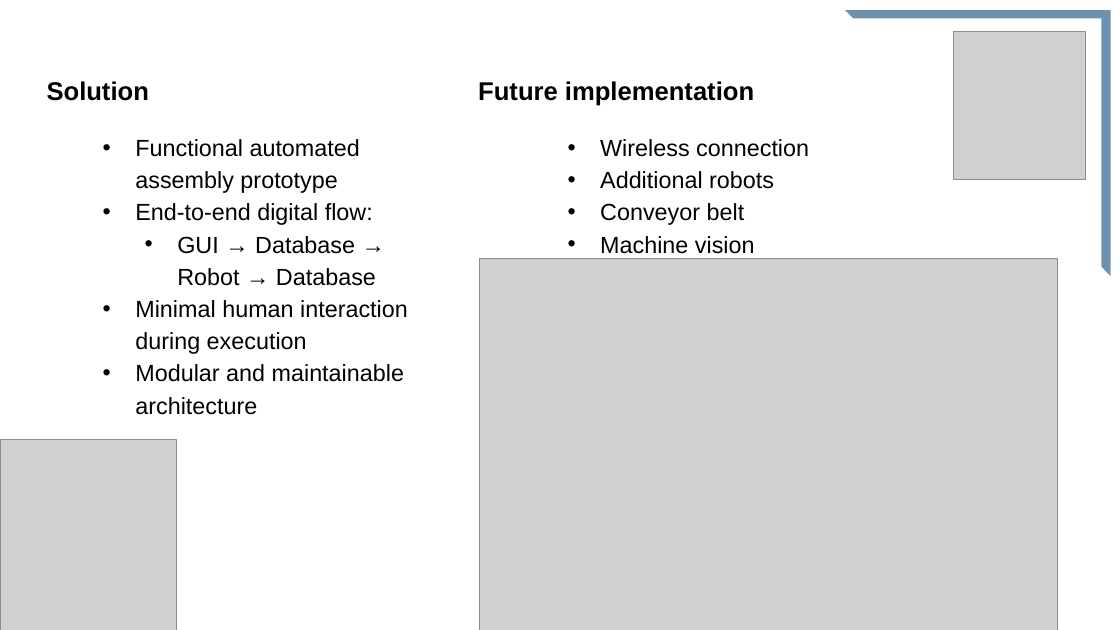
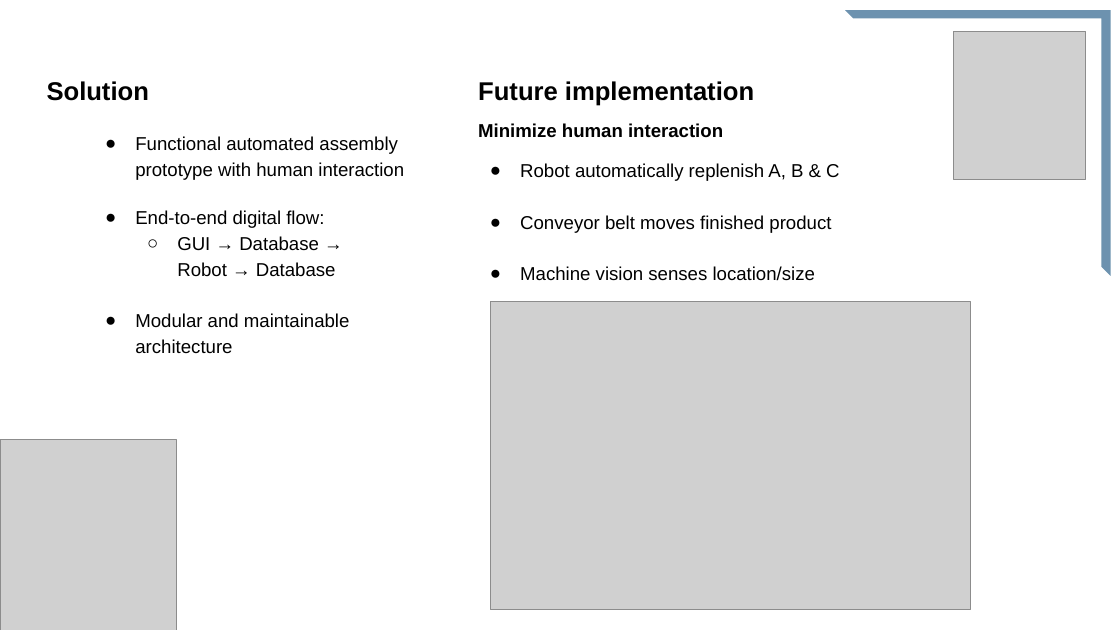
Before and after one commit to Marius36912/InventorySystem2-kopi, a slide deck: slide 18 of Doc/Præsentation grp. 1.pptx (slide 17 before the commit). Drawn at 1120x630 pixels with LibreOffice and Linux fonts; fonts in the diff are those of the drawing; grey boxes stand for pictures. Boxes give left, top, right and bottom in pixels: in the first picture for what was removed or moved away, otherwise in the second. Text is boxed around its words. In the diff, an @@ line names an element or a change of style, - is before the commit and + after.

```diff
--- a/Doc/Præsentation grp. 1.pptx
+++ b/Doc/Præsentation grp. 1.pptx
@@ text at [135,136,404,180]: text changed; size 20 to 16 pt @@
-• Functional automated assembly prototype
+● Functional automated assembly prototype with human interaction
@@ text at [478,123,839,281]: text changed; size 20 to 16 pt @@
-• Wireless connection
-• Additional robots
-• Conveyor belt
-• Machine vision
+Minimize human interaction
+● Robot automatically replenish A, B & C
+● Conveyor belt moves finished product
+● Machine vision senses location/size
@@ text at [135,210,350,353]: size 20 to 16 pt in "End-to-end digital flow:", "GUI → Database → Robot → Database", "Modular and maintainable architecture"; bullet • to ●; bullet • to ○ @@
@@ text at [135,300,408,354]: paragraph removed @@
-• Minimal human interaction during execution
@@ picture: place and size @@
-picture at [480,258,1058,630]
+picture at [491,301,970,610]
```
Also in this commit, not shown: 13 other slides changed, 5 slides added, 2 slides removed, 1 other file.
